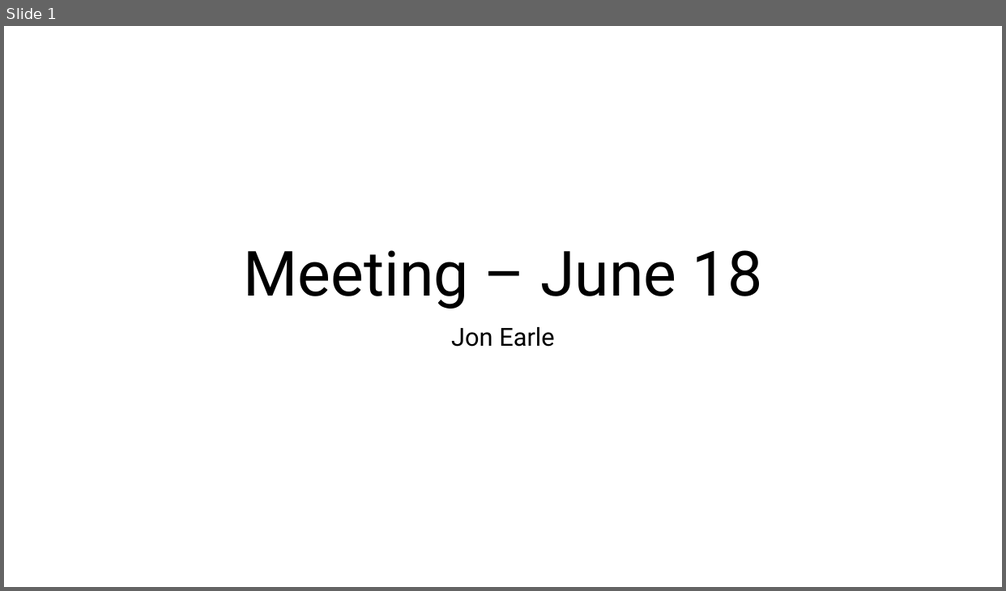
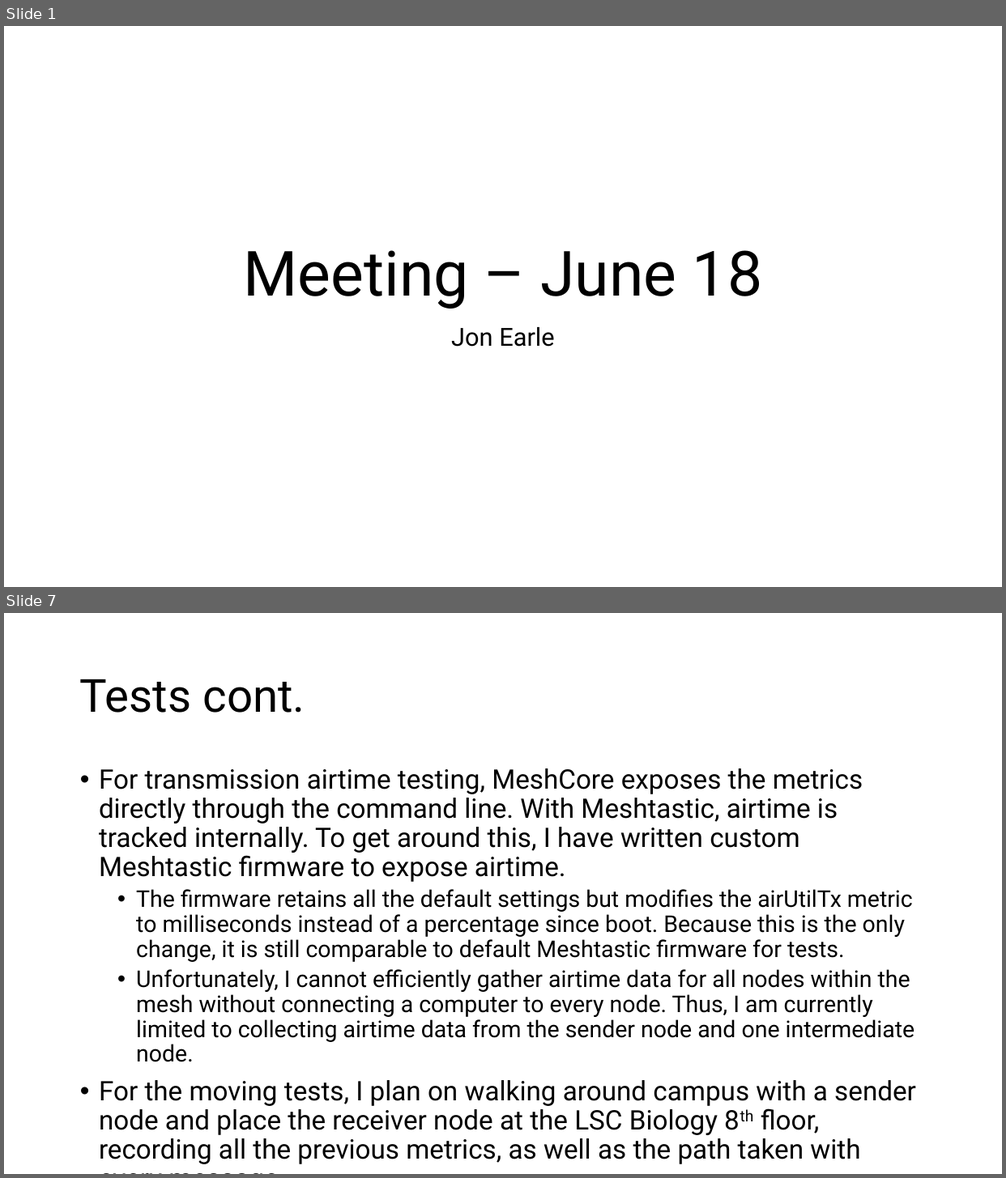
Before and after one commit to jonearle/usra2026, a slide deck: Presentations/week6presentation.pptx. Shown one above the other, each under a label of ours: slide 1 before the commit, slides 1 and 7 after it; the slides between them are not shown. The pictures are 1006x591 and 1006x1178 pixels, drawn with LibreOffice and Linux fonts; fonts in the diff are those of the drawing. Boxes give left, top, right and bottom in pixels: in the first picture for what was removed or moved away, otherwise in the second. Text is boxed around its words. In the diff, an @@ line names an element or a change of style, - is before the commit and + after.

Commit message:
Updated scripts for airtime and added delivery rate + latency data

```diff
--- a/Presentations/week6presentation.pptx
+++ b/Presentations/week6presentation.pptx
@@ slide 7 added at <box>4,613,1002,1174</box>, background #FFFFFF @@
@@ title added at <box>80,679,305,713</box>, 44 pt, text #000000 @@
+Tests cont.
@@ text added at <box>99,769,916,1160</box>, 22.2 pt, text #000000 @@
+• For transmission airtime testing, MeshCore exposes the metrics directly through the command line. With Meshtastic, airtime is tracked internally. To get around this, I have written custom Meshtastic firmware to expose airtime.
+  • The firmware retains all the default settings but modifies the airUtilTx metric to milliseconds instead of a percentage since boot. Because this is the only change, it is still comparable to default Meshtastic firmware for tests.
+  • Unfortunately, I cannot efficiently gather airtime data for all nodes within the mesh without connecting a computer to every node. Thus, I am currently limited to collecting airtime data from the sender node and one intermediate node.
+• For the moving tests, I plan on walking around campus with a sender node and place the receiver node at the LSC Biology 8th floor, recording all the previous metrics, as well as the path taken with every message.
```
Also in this commit, not shown: 6 other slides added, 16 other files.
